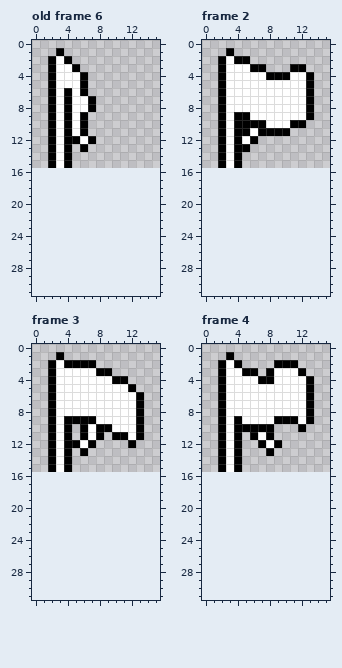
One commit to this pixel-art file: Aesprite/flag.aseprite. This is how it looked before the edit.
16x16 pixels, 6 frames. Shown: old frame 6, frame 2, frame 3, frame 4. The old version is drawn lined up with the new one, on the new canvas. The commit also changed other frames, which this record leaves out.
The result:
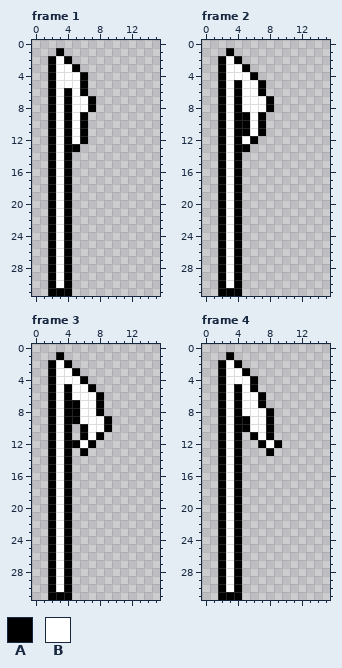
Palette (. is transparent): A #000000  B #ffffff
A new or re-ordered frame is compared with the old frame closest to it.
Changes in this commit:
canvas 16x16 -> 16x32
frames re-ordered
Frame 1 against old frame 6:
There is now colour A in row 13 at x 5; in rows 16 to 30 at x 2 and 4; in row 31 at x 2 to 4.
The edit turns colour B into colour A in row 12 at x 6.
There is now colour B in rows 16 to 30 at x 3.
The edit turns colour A into colour B in row 12 at x 5.
The edit erases colour A in row 12 at x 7; in row 13 at x 6.
Frame 2:
There is now colour A in rows 16 to 30 at x 2 and 4; in row 31 at x 2 to 4.
The edit turns colour B into colour A in row 3 at x 5; in row 4 at x 6; in rows 5 to 6 at x 4 and 7; in rows 7 to 8 at x 4 and 8; in row 9 at x 7.
There is now colour B in rows 16 to 30 at x 3.
The edit turns colour A into colour B in row 10 at x 6.
The edit erases colour A in row 2 at x 5; in row 3 at x 6 to 7 and 11 to 12; in row 4 at x 8 to 10 and 13; in rows 5 to 9 at x 13; in row 10 at x 11 to 12; in row 11 at x 8 to 10.
The edit erases colour B in row 4 at x 7 and 11 to 12; in rows 5 to 6 at x 8 to 12; in rows 7 to 8 at x 9 to 12; in row 9 at x 8 to 12; in row 10 at x 8 to 10.
Frame 3:
There is now colour A in rows 16 to 30 at x 2 and 4; in row 31 at x 2 to 4.
The edit turns colour B into colour A in row 3 at x 5; in row 4 at x 6; in row 5 at x 4 and 7; in row 6 at x 4 and 8; in rows 7 to 8 at x 4 to 5 and 8; in row 9 at x 9.
There is now colour B in rows 16 to 30 at x 3.
The edit turns colour A into colour B in row 9 at x 6 to 7; in row 10 at x 8.
The edit erases colour A in row 2 at x 5 to 7; in row 3 at x 8 to 9; in row 4 at x 10 to 11; in row 5 at x 12; in rows 6 to 10 at x 13; in row 11 at x 10 to 11 and 13.
The edit erases colour A in row 12 at x 12.
The edit erases colour B in row 3 at x 6 to 7; in row 4 at x 7 to 9; in row 5 at x 8 to 11; in rows 6 to 8 at x 9 to 12; in rows 9 to 10 at x 10 to 12; in row 11 at x 12.
Frame 4:
There is now colour A in rows 16 to 30 at x 2 and 4; in row 31 at x 2 to 4.
The edit turns colour B into colour A in row 4 at x 6; in row 5 at x 4 and 6; in rows 6 to 7 at x 4 and 7; in row 8 at x 4 and 8; in row 9 at x 5 and 8.
There is now colour B in rows 16 to 30 at x 3.
The edit turns colour A into colour B in row 10 at x 6 to 7.
The edit erases colour A in row 2 at x 9 to 11; in row 3 at x 6, 8 and 12; in row 4 at x 7 to 8 and 13; in rows 5 to 8 at x 13; in row 9 at x 9 to 11 and 13; in row 10 at x 12.
The edit erases colour B in row 3 at x 9 to 11; in row 4 at x 9 to 12; in row 5 at x 7 to 12; in rows 6 to 7 at x 8 to 12; in row 8 at x 9 to 12; in row 9 at x 12.
